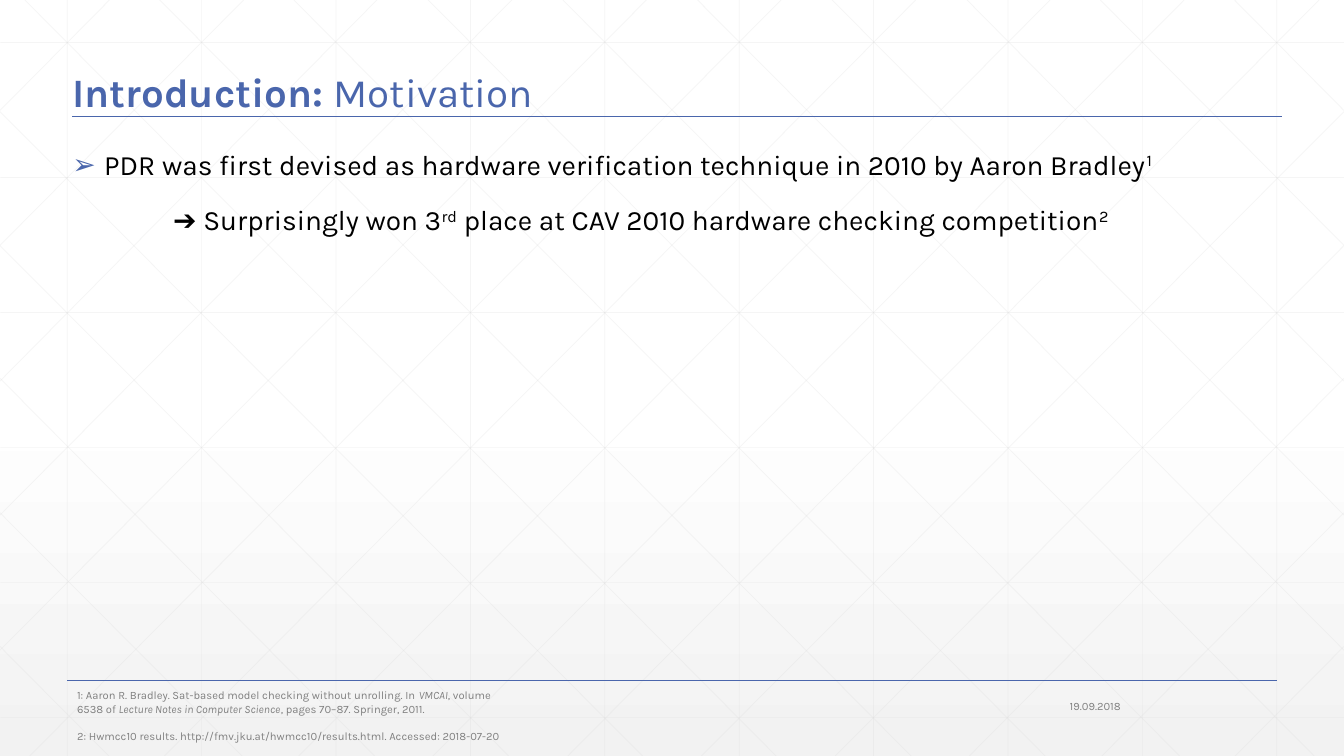
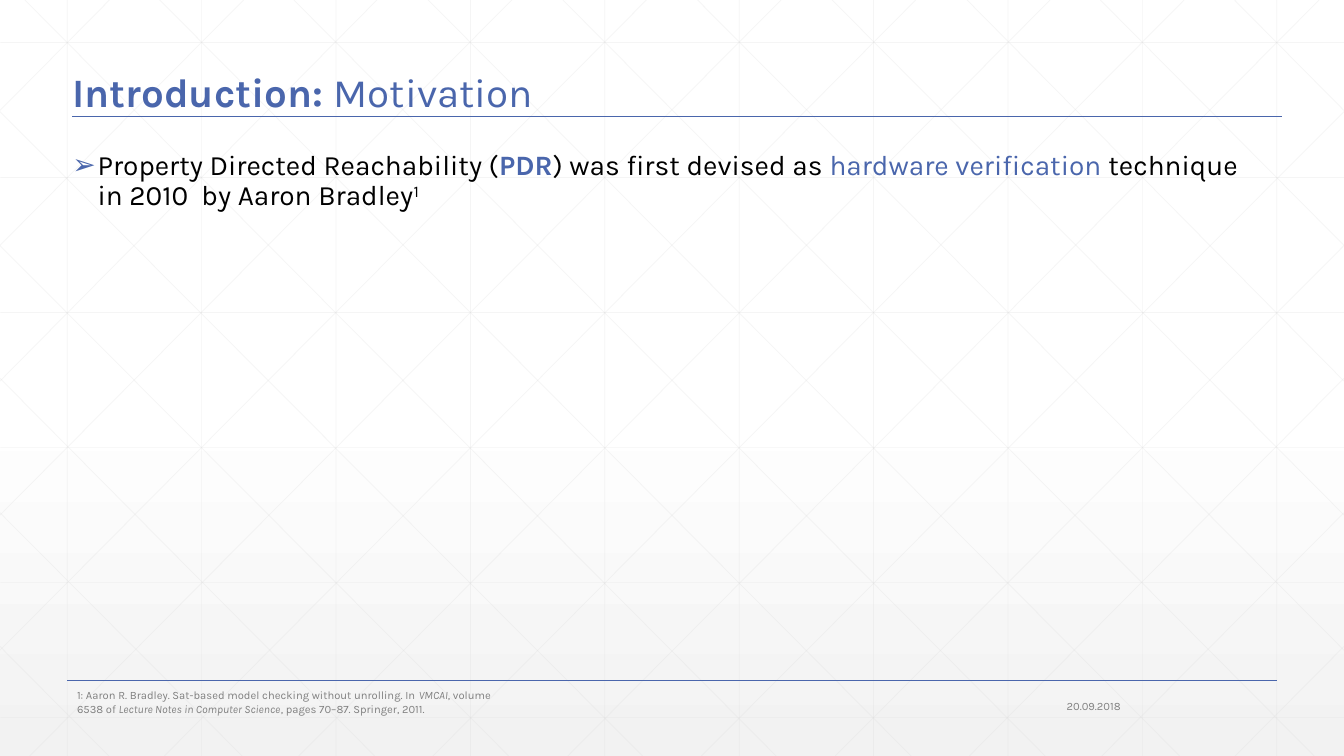
Before and after one commit to JonasWerner/BachelorThesis, a slide deck: slide 2 of Presentation/pdr_presentation_v2.pptx. Drawn at 1344x756 pixels with LibreOffice and Linux fonts; fonts in the diff are those of the drawing. Boxes give left, top, right and bottom in pixels: in the first picture for what was removed or moved away, otherwise in the second. Text is boxed around its words. In the diff, an @@ line names an element or a change of style, - is before the commit and + after.

```diff
--- a/Presentation/pdr_presentation_v2.pptx
+++ b/Presentation/pdr_presentation_v2.pptx
@@ text at (98,155,1237,212): text changed @@
-➢ PDR was first devised as hardware verification technique in 2010 by Aaron Bradley1
-➔ Surprisingly won 3rd place at CAV 2010 hardware checking competition2
+➢ Property Directed Reachability (PDR) was first devised as hardware verification technique in 2010 by Aaron Bradley1
@@ text at (1067,703,1121,710): text changed @@
-19.09.2018
+20.09.2018
@@ text at (77,732,500,743): paragraph removed @@
-2: Hwmcc10 results. http://fmv.jku.at/hwmcc10/results.html. Accessed: 2018-07-20
```
Also in this commit, not shown: 71 other slides changed, 9 slides added, 1 slide removed, 1 other file.
